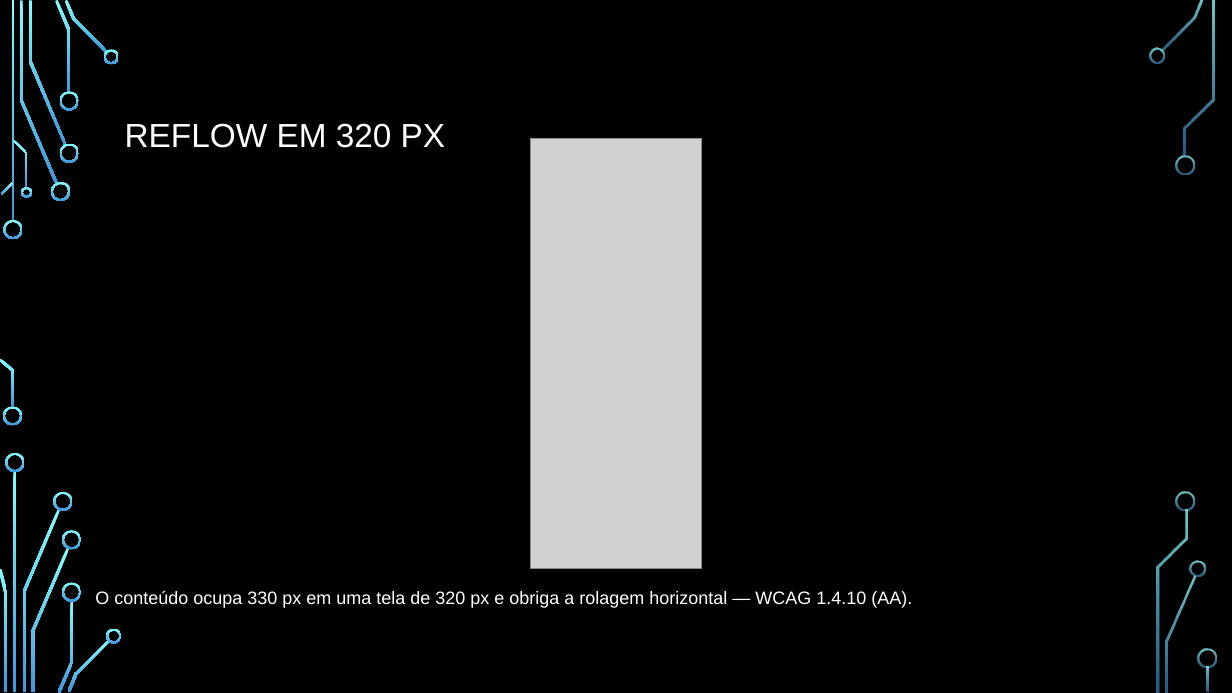
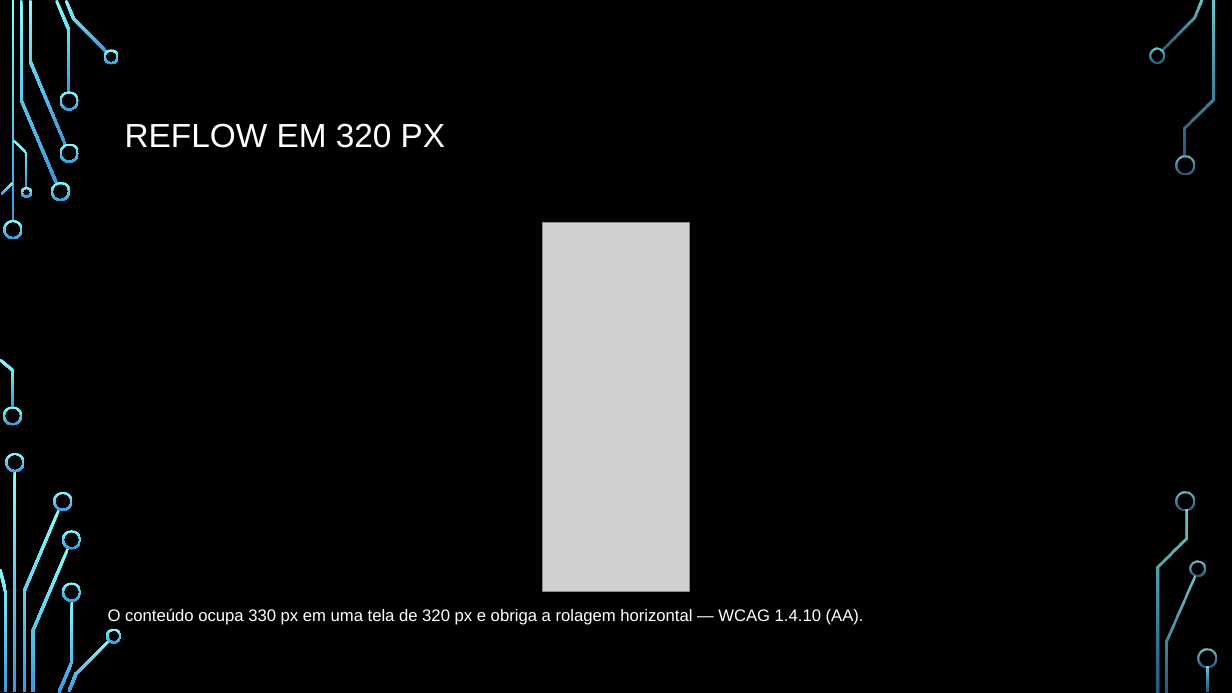
Before and after one commit to guilhermedopp/atividades, a slide deck: slide 13 of apresentacao/APRESENTACAO_AVALIACAO_ACESSIBILIDADE.pptx. Drawn at 1232x693 pixels with LibreOffice and Linux fonts; fonts in the diff are those of the drawing; grey boxes stand for pictures; background and template pictures are left out. Boxes give left, top, right and bottom in pixels: in the first picture for what was removed or moved away, otherwise in the second. Text is boxed around its words. In the diff, an @@ line names an element or a change of style, - is before the commit and + after.

```diff
--- a/apresentacao/APRESENTACAO_AVALIACAO_ACESSIBILIDADE.pptx
+++ b/apresentacao/APRESENTACAO_AVALIACAO_ACESSIBILIDADE.pptx
@@ picture: place and size @@
-picture at box(531, 139, 702, 568)
+picture at box(543, 223, 689, 592)
@@ text "O conteúdo ocupa 330 px ...": place and size @@
-text "O conteúdo ocupa 330 px ..." at box(95, 590, 912, 608)
+text "O conteúdo ocupa 330 px ..." at box(108, 608, 864, 625)
@@ text "O conteúdo ocupa 330 px ..." at box(108, 608, 864, 625): size 14 to 13 pt @@
```
Also in this commit, not shown: 3 other slides changed, 6 other files.
